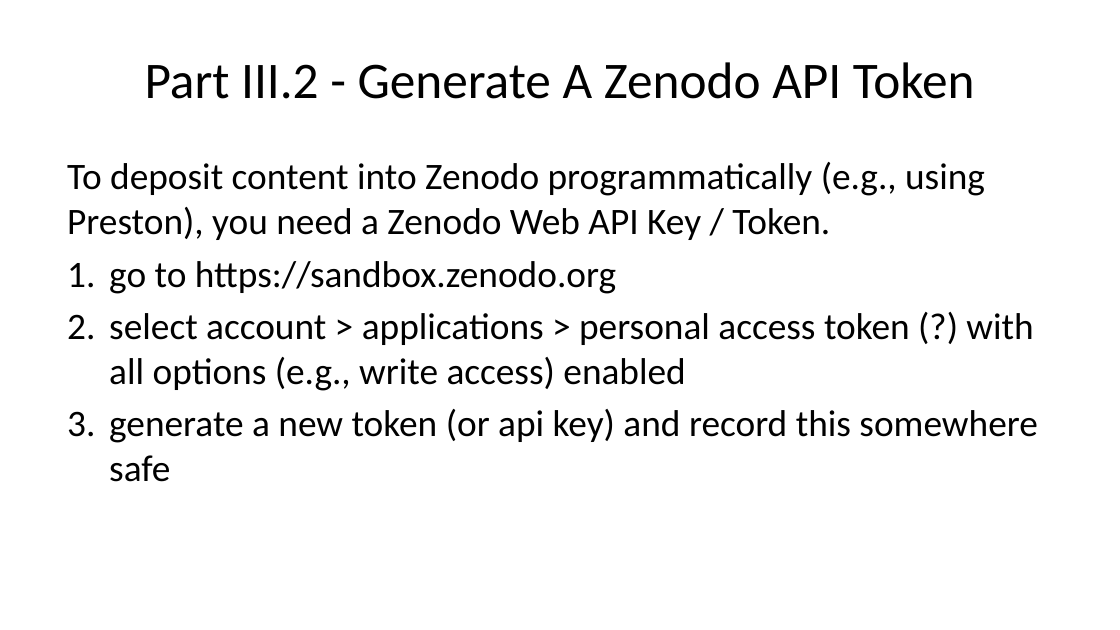
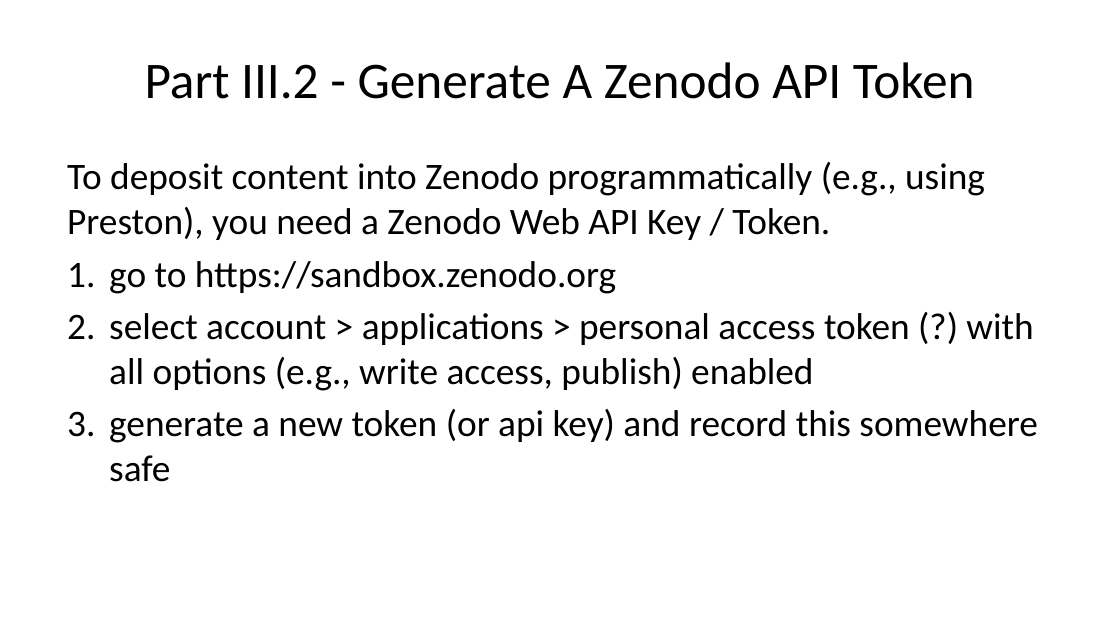
Before and after one commit to bat-literature/bat-literature.github.io, a slide deck: slide 33 of workshop.pptx. Drawn at 1120x630 pixels with LibreOffice and Linux fonts; fonts in the diff are those of the drawing. Boxes give left, top, right and bottom in pixels: in the first picture for what was removed or moved away, otherwise in the second. Text is boxed around its words. In the diff, an @@ line names an element or a change of style, - is before the commit and + after.

```diff
--- a/workshop.pptx
+++ b/workshop.pptx
@@ text at (109,313,1033,391): text changed @@
-2. select account > applications > personal access token (?) with all options (e.g., write access) enabled
+2. select account > applications > personal access token (?) with all options (e.g., write access, publish) enabled
```
Also in this commit, not shown: 2 other slides changed, 3 other files.
